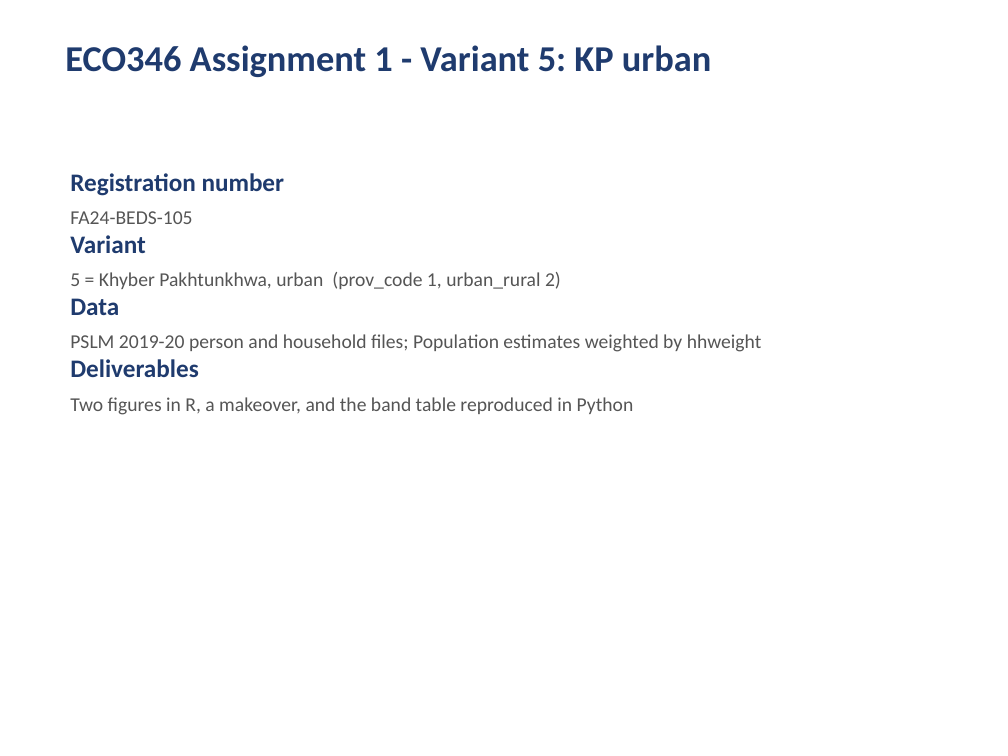
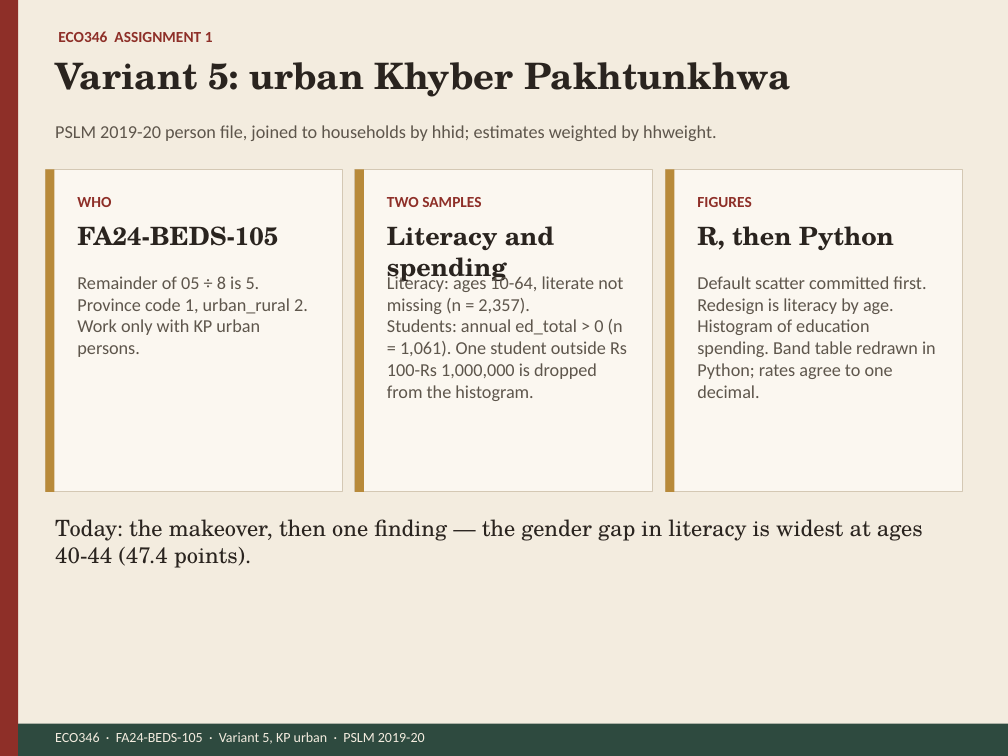
Before and after one commit to abuzark8022/ECO346-A1-FA24-BEDS-105, a slide deck: slide 1 of slides/FA24-BEDS-105.pptx. Drawn at 1008x756 pixels with LibreOffice and Linux fonts; fonts in the diff are those of the drawing. Boxes give left, top, right and bottom in pixels: in the first picture for what was removed or moved away, otherwise in the second. Text is boxed around its words. In the diff, an @@ line names an element or a change of style, - is before the commit and + after.

```diff
--- a/slides/FA24-BEDS-105.pptx
+++ b/slides/FA24-BEDS-105.pptx
@@ background #FFFFFF to #F3ECDF @@
@@ rectangle added at <box>0,0,18,756</box>, fill #8E2F28 @@
@@ text at <box>58,31,213,42</box>: text changed; size 26 to 11 pt; text colour #1F3B6E to #8E2F28 @@
-ECO346 Assignment 1 - Variant 5: KP urban
+ECO346 ASSIGNMENT 1
@@ text added at <box>55,62,791,97</box>, 26 pt, text #2A241F, bold @@
+Variant 5: urban Khyber Pakhtunkhwa
@@ text added at <box>55,125,717,141</box>, 13 pt, text #5E564C @@
+PSLM 2019-20 person file, joined to households by hhid; estimates weighted by hhweight.
@@ rectangle added at <box>45,169,343,492</box>, fill #FBF7F0, outline #D4C8B4 0.75 pt @@
@@ rectangle added at <box>45,169,54,492</box>, fill #B88A3A @@
@@ text removed at <box>70,173,762,415</box> @@
-Registration number
-FA24-BEDS-105
-Variant
-5 = Khyber Pakhtunkhwa, urban (prov_code 1, urban_rural 2)
-Data
-PSLM 2019-20 person and household files; Population estimates weighted by hhweight
-Deliverables
-Two figures in R, a makeover, and the band table reproduced in Python
@@ rectangle added at <box>355,169,652,492</box>, fill #FBF7F0, outline #D4C8B4 0.75 pt @@
@@ rectangle added at <box>355,169,364,492</box>, fill #B88A3A @@
@@ rectangle added at <box>665,169,963,492</box>, fill #FBF7F0, outline #D4C8B4 0.75 pt @@
@@ rectangle added at <box>665,169,674,492</box>, fill #B88A3A @@
@@ text added at <box>77,197,111,207</box>, 11 pt, text #8E2F28, bold @@
+WHO
@@ text added at <box>387,197,481,207</box>, 11 pt, text #8E2F28, bold @@
+TWO SAMPLES
@@ text added at <box>697,197,751,207</box>, 11 pt, text #8E2F28, bold @@
+FIGURES
@@ text added at <box>77,226,278,246</box>, 18 pt, text #2A241F, bold @@
+FA24-BEDS-105
@@ text added at <box>387,226,554,285</box>, 18 pt, text #2A241F, bold @@
+Literacy and spending
@@ text added at <box>697,226,894,250</box>, 18 pt, text #2A241F, bold @@
+R, then Python
@@ text added at <box>77,276,308,357</box>, 13 pt, text #5E564C @@
+Remainder of 05 ÷ 8 is 5.
+Province code 1, urban_rural 2.
+Work only with KP urban persons.
@@ text added at <box>387,274,627,401</box>, 13 pt, text #5E564C @@
+Literacy: ages 10-64, literate not missing (n = 2,357).
+Students: annual ed_total > 0 (n = 1,061). One student outside Rs 100-Rs 1,000,000 is dropped from the histogram.
@@ text added at <box>697,276,936,398</box>, 13 pt, text #5E564C @@
+Default scatter committed first. Redesign is literacy by age. Histogram of education spending. Band table redrawn in Python; rates agree to one decimal.
@@ text added at <box>55,519,923,568</box>, 16 pt, text #2A241F @@
+Today: the makeover, then one finding — the gender gap in literacy is widest at ages 40-44 (47.4 points).
@@ rectangle added at <box>18,724,1008,756</box>, fill #2E4A3F @@
@@ text added at <box>55,732,425,744</box>, 10 pt, text #F3ECDF @@
+ECO346 · FA24-BEDS-105 · Variant 5, KP urban · PSLM 2019-20
```
Also in this commit, not shown: 1 other slide changed, 1 slide added, 1 slide removed, 1 other file.
